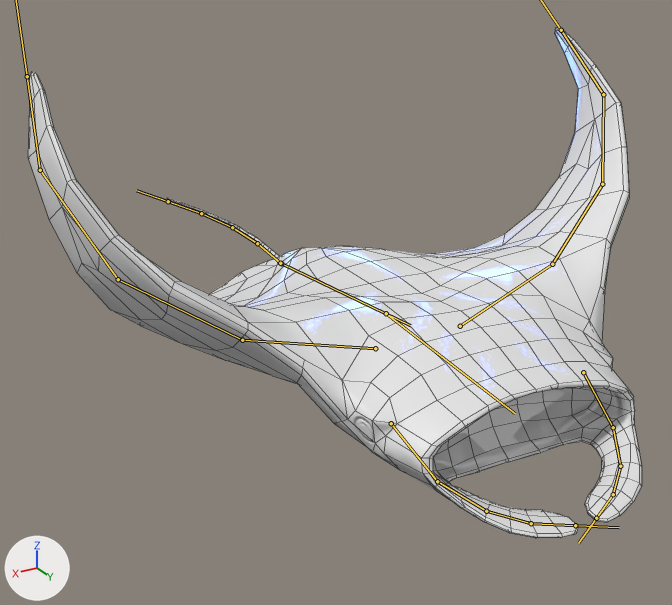
One commit to the FBX model Assets/Models/MantaRay/MantaRay.fbx: the scene before it, then after it.
Both versions are drawn from a camera (50 mm lens) standing at (5.41, 7.63, 4.08) and looking at (0.16, -1.11, -0.29). The lights are fixed; the arrows at lower left show +X, +Y and +Z. Both versions are drawn at frame 70 of the action 'Armature|Swimming'; the numbers are the values there. The bones that bend it are drawn over the model as lines. Mesh edges are drawn as thin lines.

In view in the first picture: 'Low Poly'.
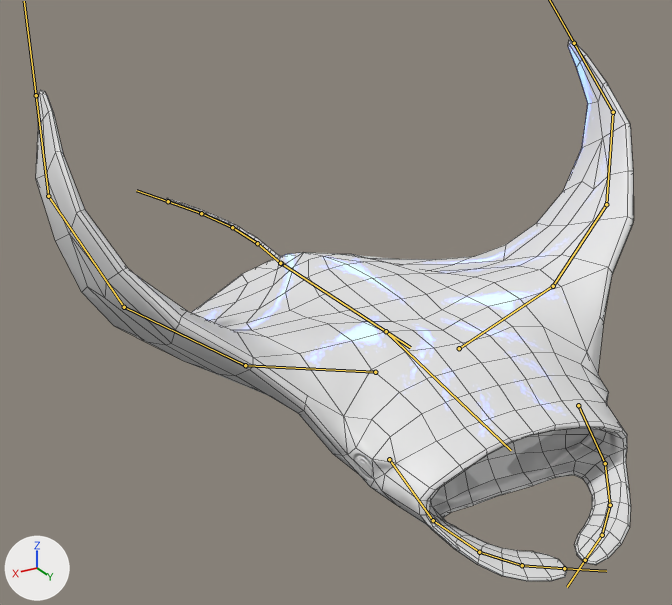
The edits, one by one:
Bone 'Spine1' (bone_spine1) turns from (5, 0, 0) to (0, 0, 0) degrees about its own x, y and z.

What differs and where, as boxes (x1, y1, x2, y2) in the pictures (672 x 605 px):
'Low Poly', posed
    before: (28, 27, 642, 538)
    after: (36, 40, 634, 581)
bone 'Spine1', root to tip
    before: (281, 263) to (410, 325)
    after: (281, 263) to (410, 347)
